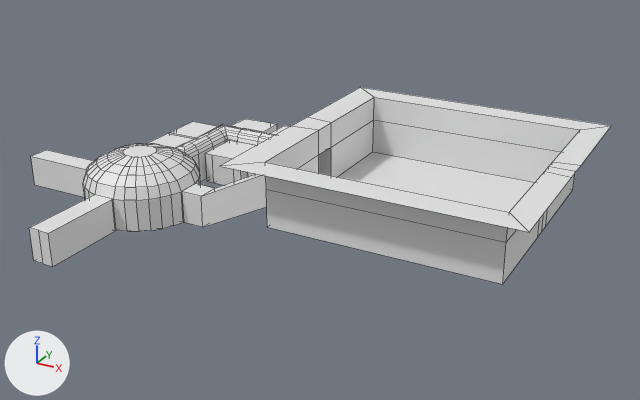
The Blender file Other stuff/Refrence/prison blockoutv2 3D.blend: old version first, new version second.
Camera for both pictures: a 50 mm camera at (89.0, -294.0, 121.0) aimed at (-40.0, -59.0, 4.0). The lights are fixed; the arrows at lower left show +X, +Y and +Z. Mesh edges are drawn as thin lines.
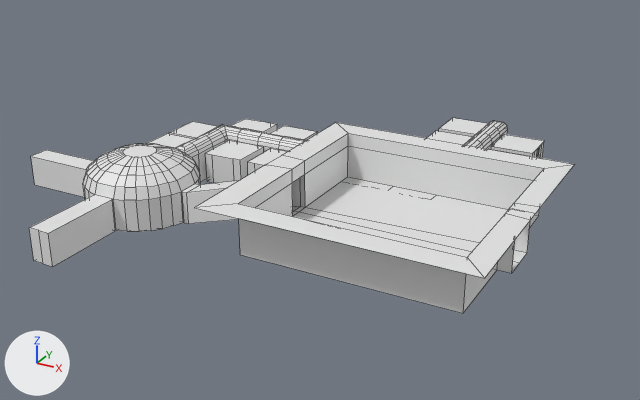
What changed in the scene script:
```text
Change me_plane:
    used by ob_plane; location = (-7.5, 0.0, 0.0)
    remove me_plane.from_pydata(...)  # 882 vertices, 814 faces, 2 loose edges; spans x -132.0..54.0, y -131.0..23.0, z 0.0..40.0
    add me_plane.from_pydata(...)  # 969 vertices, 898 faces, 2 loose edges; spans x -132.0..45.0, y -131.0..23.0, z 0.0..26.0
    me_plane part 1
    29 faces are deleted
    18 vertices in x -25.0..54.0, y -124.0..-45.0, z 40.0 move by (-9.0, 0.0, -14.0)
    7 vertices in x -17.0..47.0, y -116.0..-53.0, z 22.0 move by (-9.0, 0.0, -11.0)
    6 vertices in x -17.0..47.0, y -116.0..-53.0, z 32.0 move by (-9.0, 0.0, -10.0)
    5 vertices in x -59.0, y -88.0..-81.0, z 0.0..11.0 move by (-6.0, 0.0, 0.0)
    6 vertices move from x -17.0..47.0, y -88.0..-81.0, z 22.0..32.0 to x -27.0..38.0, y -91.0..-78.0, z 11.0..26.0
    9 vertices are added at x -27.0..21.0, y -88.0..8.0, z 7.0..22.0
    72 new vertices lie (0.0, 0.0, -4.0) away from vertices in x -90.0..6.0, y -58.0..20.0, z 11.0
    6 new vertices lie (4.0, 0.0, 0.0) away from vertices in x 47.0, y -88.0..-81.0, z 22.0..32.0
    113 new faces join them
```

What differs and where, as boxes [x1, y1, x2, y2] in the pictures (640 x 400 px):
'Plane', reshaped (6% narrower)
    before: [29, 87, 611, 284]
    after: [29, 118, 574, 313]
part 1 of me_plane, built on
    before: [201, 87, 611, 284]
    after: [187, 122, 574, 313]
